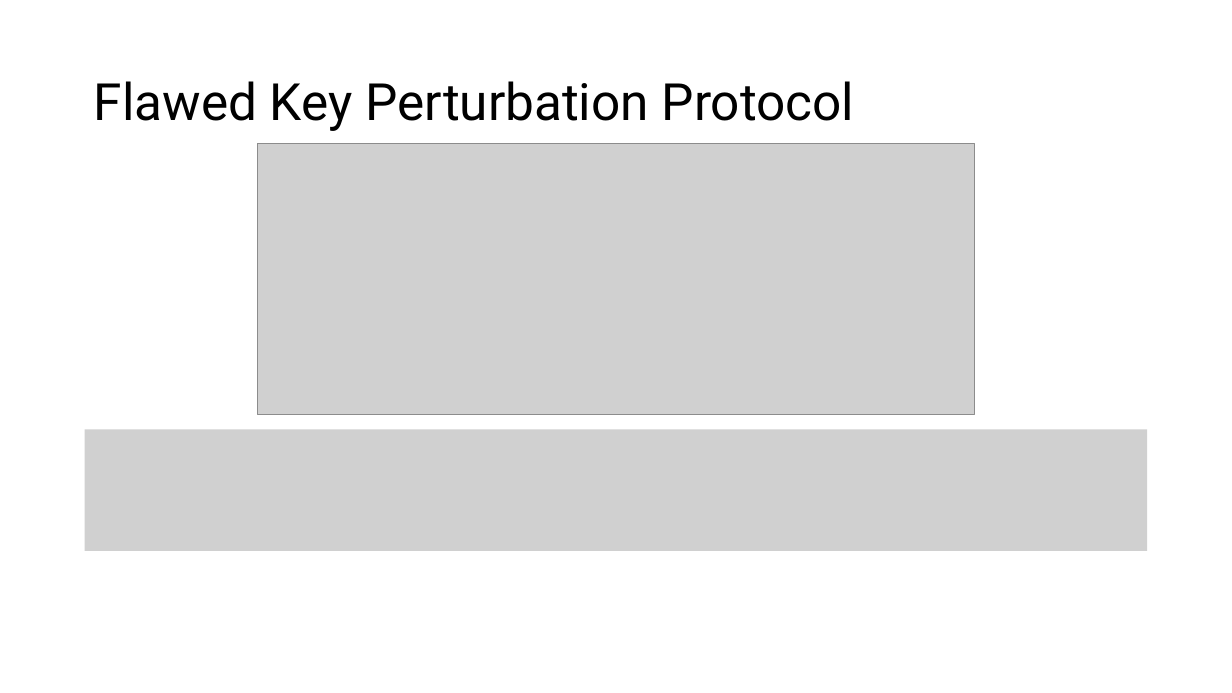
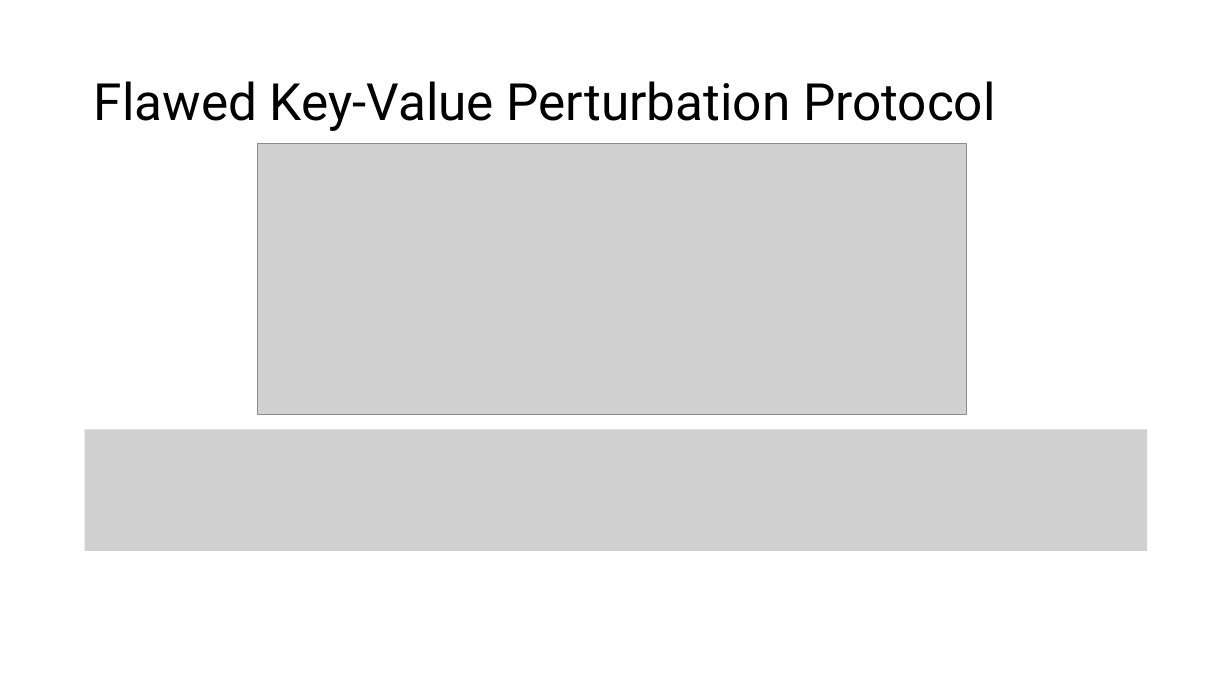
Before and after one commit to CodeFluent/Notes, a slide deck: slide 11 of CS-6223/hw/Grad_Project/Final Documents/PrivKV Differential Privacy for Key Value Structured Data.pptx. Drawn at 1232x693 pixels with LibreOffice and Linux fonts; fonts in the diff are those of the drawing; grey boxes stand for pictures. Boxes give left, top, right and bottom in pixels: in the first picture for what was removed or moved away, otherwise in the second. Text is boxed around its words. In the diff, an @@ line names an element or a change of style, - is before the commit and + after.

```diff
--- a/CS-6223/hw/Grad_Project/Final Documents/PrivKV Differential Privacy for Key Value Structured Data.pptx
+++ b/CS-6223/hw/Grad_Project/Final Documents/PrivKV Differential Privacy for Key Value Structured Data.pptx
@@ title at bbox=[94, 81, 996, 131]: text changed @@
-Flawed Key Perturbation Protocol
+Flawed Key-Value Perturbation Protocol
@@ picture: place and size @@
-picture at bbox=[258, 143, 975, 415]
+picture at bbox=[258, 143, 967, 415]
```
Also in this commit, not shown: 1 other slide changed, 5 slides added, 1 slide removed.
